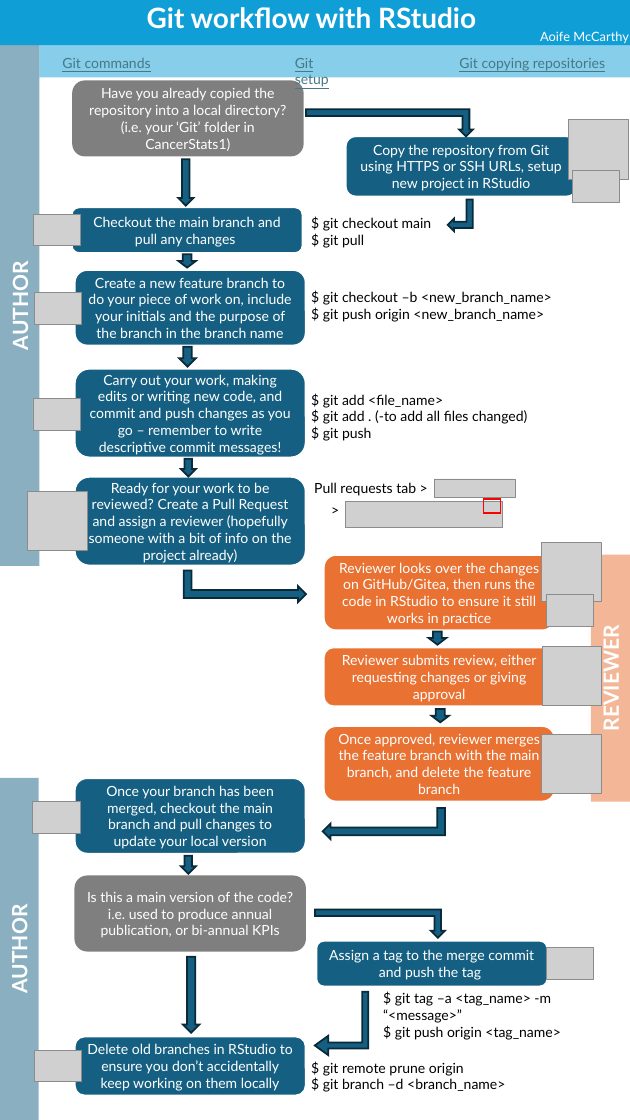
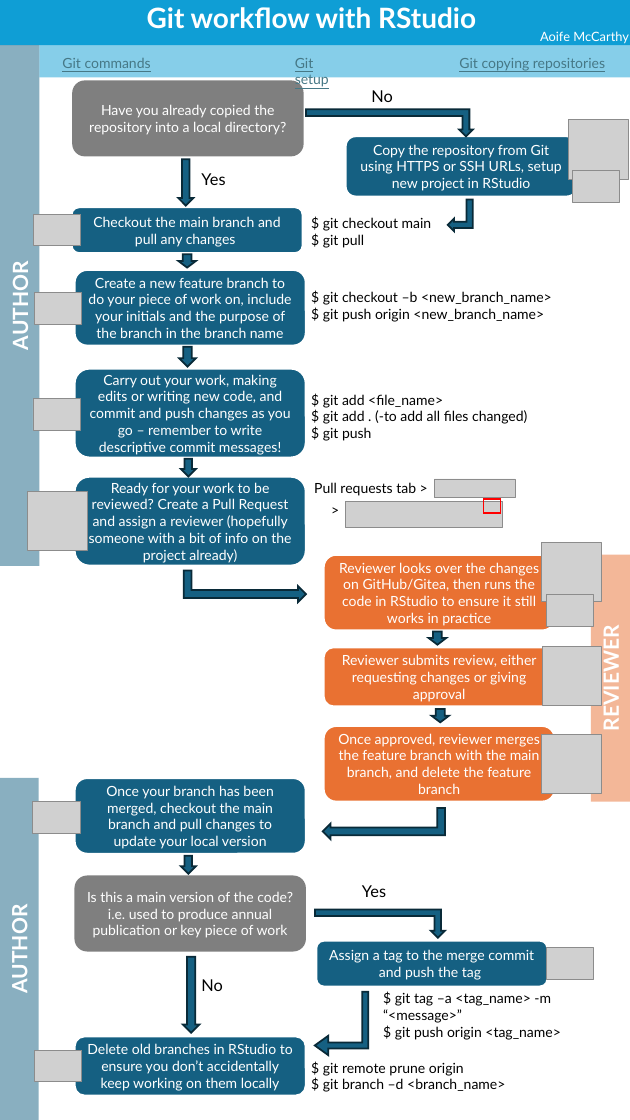
Before and after one commit to aoifem01/git_materials, a slide deck: slide 1 of git_workflow.pptx. Drawn at 630x1120 pixels with LibreOffice and Linux fonts; fonts in the diff are those of the drawing; grey boxes stand for pictures. Boxes give left, top, right and bottom in pixels: in the first picture for what was removed or moved away, otherwise in the second. Text is boxed around its words. In the diff, an @@ line names an element or a change of style, - is before the commit and + after.

```diff
--- a/git_workflow.pptx
+++ b/git_workflow.pptx
@@ text in rounded rectangle at <box>89,105,287,135</box>: text changed @@
-Have you already copied the repository into a local directory? (i.e. your ‘Git’ folder in CancerStats1)
+Have you already copied the repository into a local directory?
@@ text added at <box>371,90,392,102</box>, 14 pt, text #000000 @@
+No
@@ text added at <box>201,173,225,185</box>, 14 pt, text #000000 @@
+Yes
@@ text in rounded rectangle at <box>87,892,293,938</box>: text changed @@
-Is this a main version of the code? i.e. used to produce annual publication, or bi-annual KPIs
+Is this a main version of the code? i.e. used to produce annual publication or key piece of work
@@ text added at <box>362,885,386,897</box>, 14 pt, text #000000 @@
+Yes
@@ text added at <box>201,979,222,991</box>, 14 pt, text #000000 @@
+No
```
Also in this commit, not shown: 1 other file.
